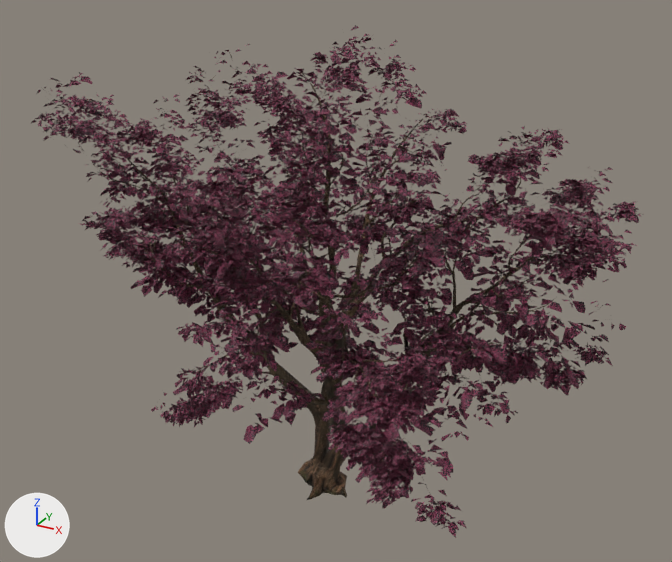
Before and after pictures for a commit that changed the glTF model public/assets/models/jacaranda_tree/tree_low.gltf.
The view is the same before and after, from a camera (50 mm lens) standing at (16.4, -28.3, 23.6) and looking at (0.4, 0.8, 9.1). Every picture has the same lights, and +X, +Y and +Z are marked at lower left. The picture after the commit comes second. Where no turn or scale is listed for an object, it has been applied to the vertices. Vertices at exactly the same position are counted once.

Script lines for the objects in view, before the commit:
```python
me_tree_016 = bpy.data.meshes.new('tree.016')
me_tree_016.from_pydata(...)  # 125493 vertices, 73785 faces; spans x -12.1..12.1, y -9.5..9.5, z -9.7..9.7
# faces by material slot: [19097, 6640, 48048]
me_tree_016.materials.append(mat_jacaranda_tree_branches)
me_tree_016.materials.append(mat_jacaranda_tree_trunk)
me_tree_016.materials.append(mat_jacaranda_tree_leaves)
ob_jacaranda_tree_lod0 = bpy.data.objects.new('jacaranda_tree_LOD0', me_tree_016)
ob_jacaranda_tree_lod0.location = (-0.64, 0.42, 9.52)
```
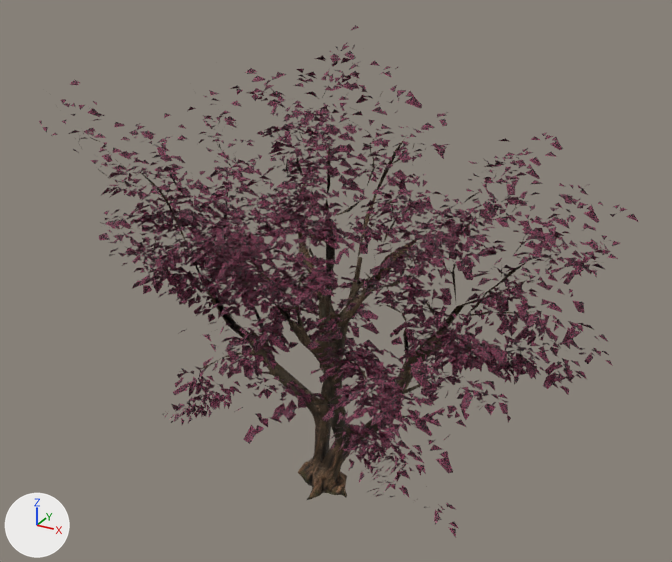
Location of each change, (x1, y1, x2, y2) in pixels of the pictures (672 x 562 px):
'jacaranda_tree_LOD0', reshaped
    before: (31, 25, 644, 538)
    after: (39, 25, 639, 538)
part 1 of me_tree_016, deleted
    before: (31, 29, 644, 529)
part 2 of me_tree_016, cut back
    before: (38, 28, 639, 538)
    after: (70, 43, 610, 520)
part 3 of me_tree_016, surface changed
    before: (93, 91, 604, 402)
    after: (115, 91, 583, 427)

Edits to the bpy script that builds the scene:
```text
Change me_tree_016:
    used by ob_jacaranda_tree_lod0; location = (-0.64, 0.42, 9.52)
    remove me_tree_016.from_pydata(...)  # 125493 vertices, 73785 faces; spans x -12.1..12.1, y -9.5..9.5, z -9.7..9.7
    add me_tree_016.from_pydata(...)  # 27441 vertices, 19167 faces; spans x -11.6..11.5, y -9.1..8.9, z -9.7..9.6
    me_tree_016 part 1: 23002 loose pieces with 77729 vertices, spanning x -12.1..12.1, y -9.5..9.5, z -7.4..9.7, are deleted
    me_tree_016 part 2: 897 vertices moved within x -10.8..11.1, y -8.6..8.0, z -7.3..9.0; 20323 vertices removed from x -11.5..11.5, y -9.2..8.9, z -9.5..9.5
    me_tree_016 part 3: 420 kept faces spanning x -10.5..11.2, y -9.1..7.4, z -9.0..9.1 get new texture (UV) coordinates
```
